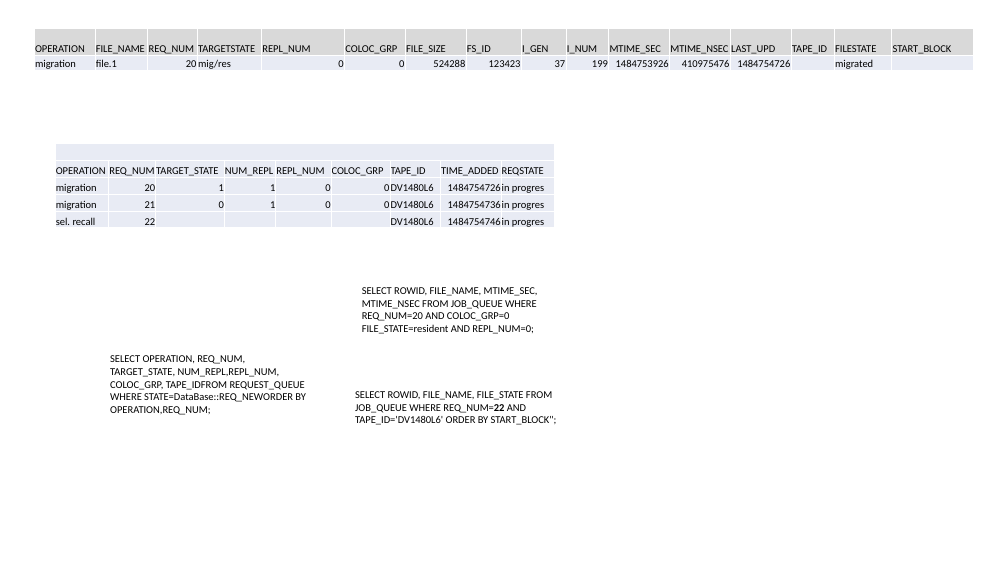
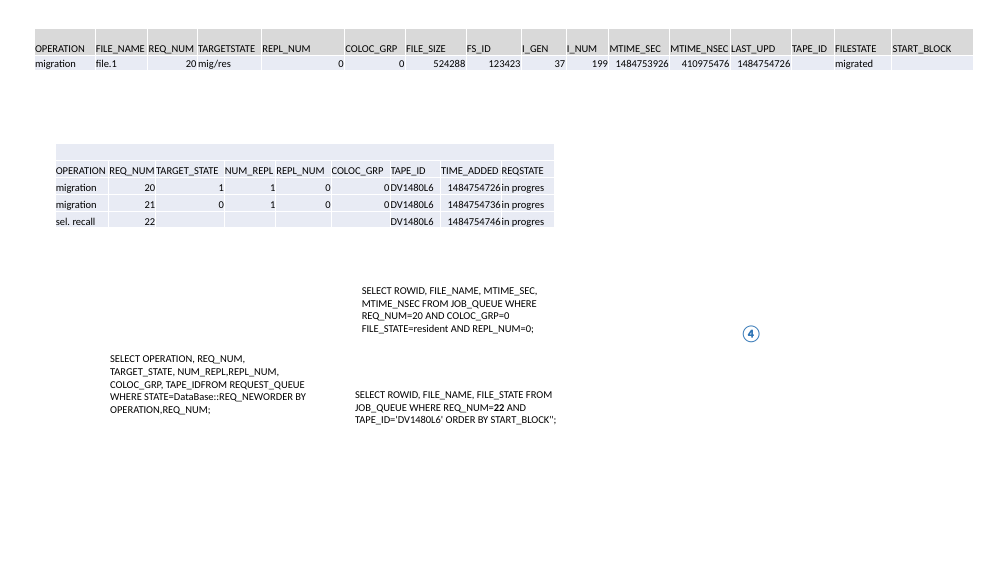
Before and after one commit to IBM/LTFS-Data-Management, a slide deck: slide 3 of documents/processing overview.pptx. Drawn at 1008x567 pixels with LibreOffice and Linux fonts; fonts in the diff are those of the drawing. Boxes give left, top, right and bottom in pixels: in the first picture for what was removed or moved away, otherwise in the second. Text is boxed around its words. In the diff, an @@ line names an element or a change of style, - is before the commit and + after.

```diff
--- a/documents/processing overview.pptx
+++ b/documents/processing overview.pptx
@@ text added at (740,326,762,343), 16 pt, text #2E74B5, bold @@
+    ④
```
Also in this commit, not shown: 1 other slide changed, 3 other files.
